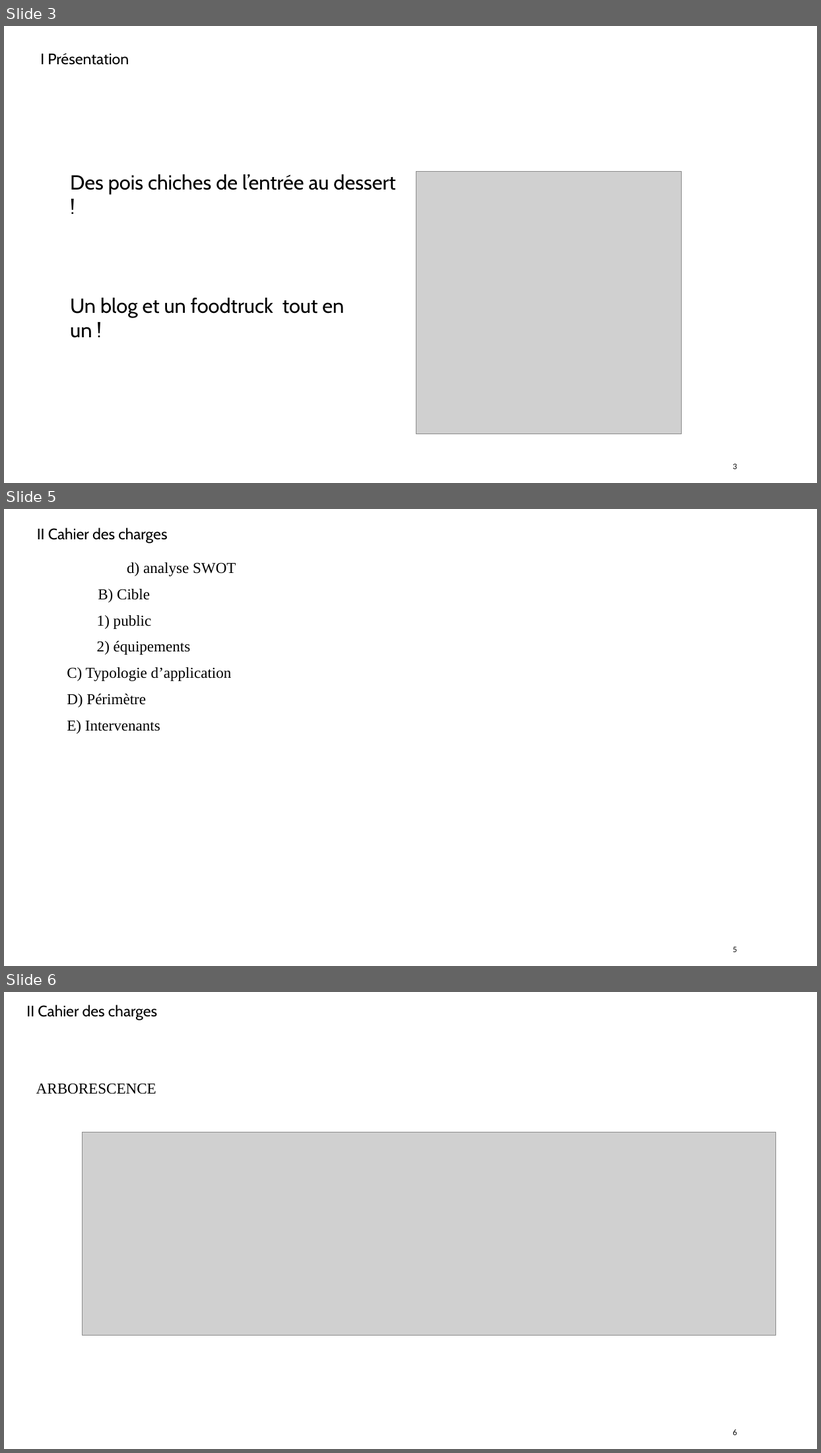
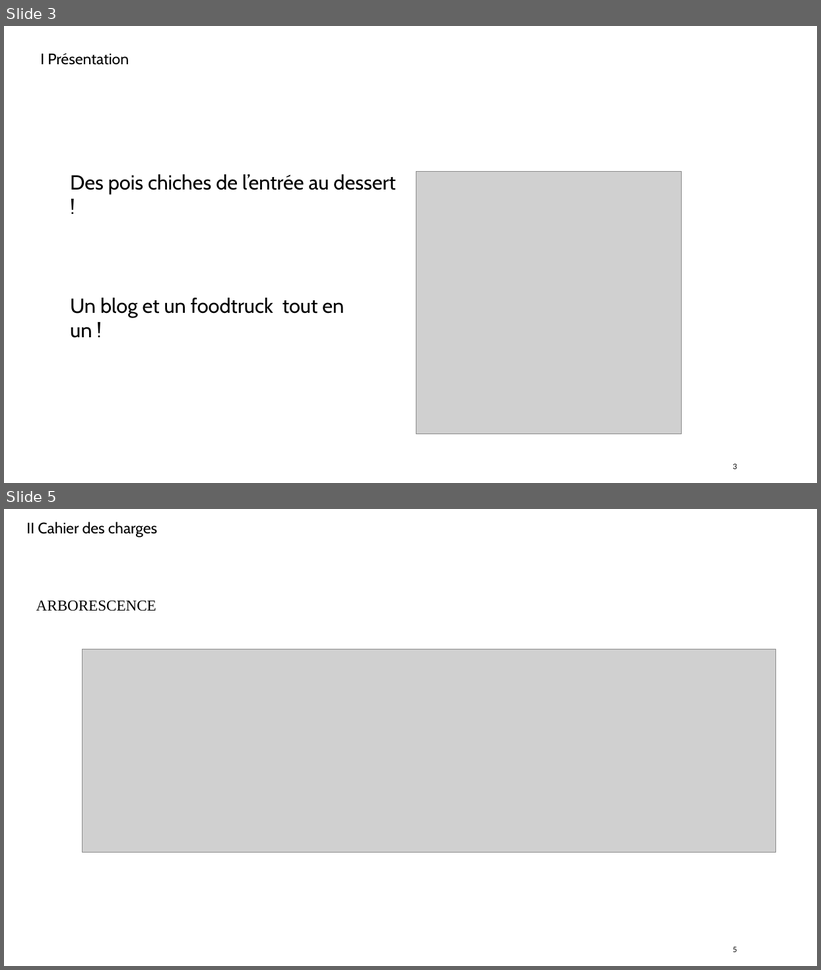
Before and after one commit to Laurette2032/REA, a slide deck: REA 1/Présentation Projet personnel_V2.pptx. Shown one above the other, each under a label of ours: slides 3, 5 and 6 before the commit, slides 3 and 5 after it; the slides between them are not shown. The pictures are 821x1453 and 821x970 pixels, drawn with LibreOffice and Linux fonts; fonts in the diff are those of the drawing; grey boxes stand for pictures. Boxes give left, top, right and bottom in pixels: in the first picture for what was removed or moved away, otherwise in the second. Text is boxed around its words. In the diff, an @@ line names an element or a change of style, - is before the commit and + after.

```diff
--- a/REA 1/Présentation Projet personnel_V2.pptx
+++ b/REA 1/Présentation Projet personnel_V2.pptx
@@ slide 5 removed at (x1=4, y1=509, x2=817, y2=966), background #FFFFFF @@
@@ text removed at (x1=37, y1=527, x2=167, y2=543) @@
-II Cahier des charges
@@ text removed at (x1=67, y1=562, x2=236, y2=734) @@
-d) analyse SWOT
-B) Cible
-1) public
-2) équipements
-C) Typologie d’application
-D) Périmètre
-E) Intervenants
@@ page number removed at (x1=733, y1=947, x2=737, y2=953) @@
-5
@@ what was slide 6 is now slide 5 @@
@@ page number at (x1=733, y1=947, x2=737, y2=953): text changed @@
-6
+5
```
Also in this commit, not shown: 1 slide changed, 6 slides added, 2 other files.
